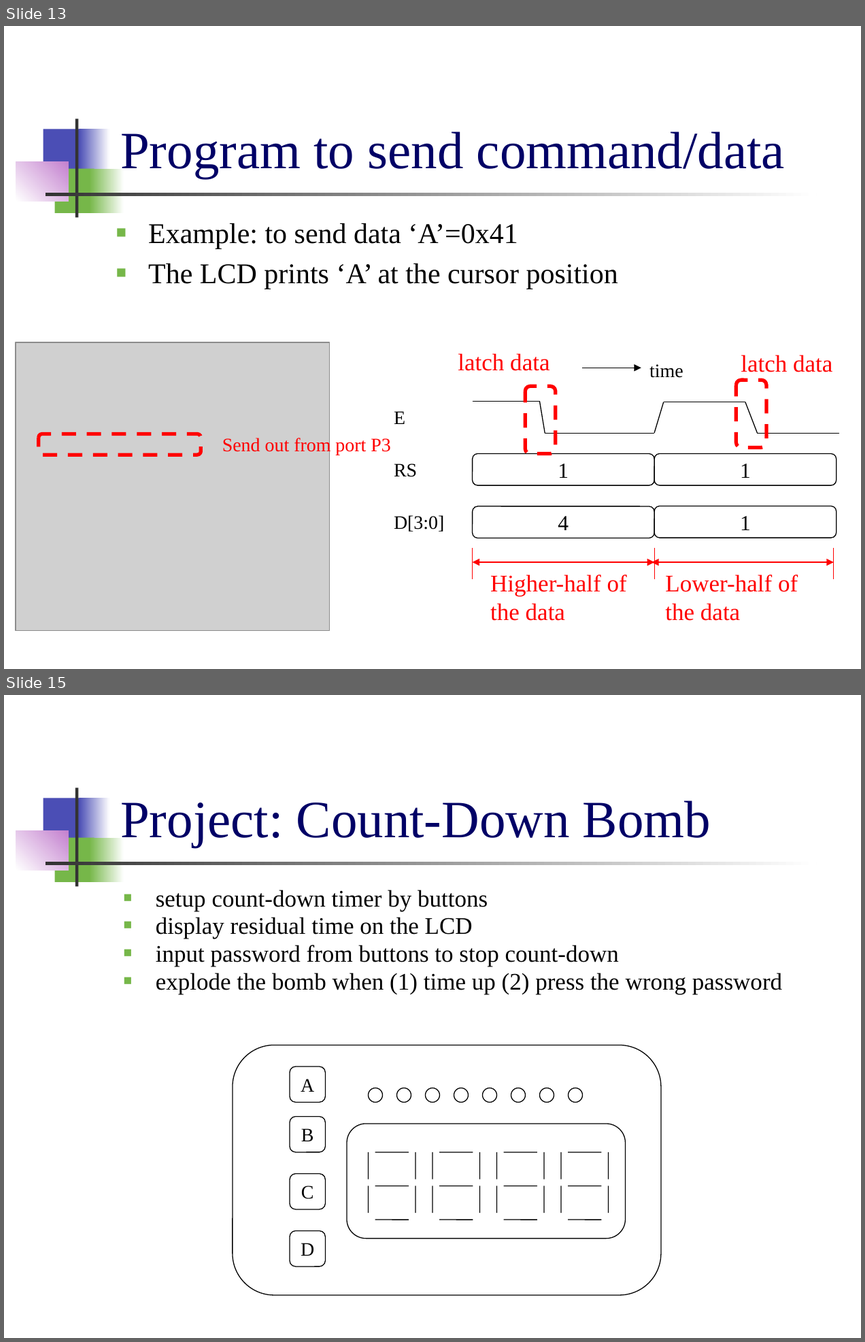
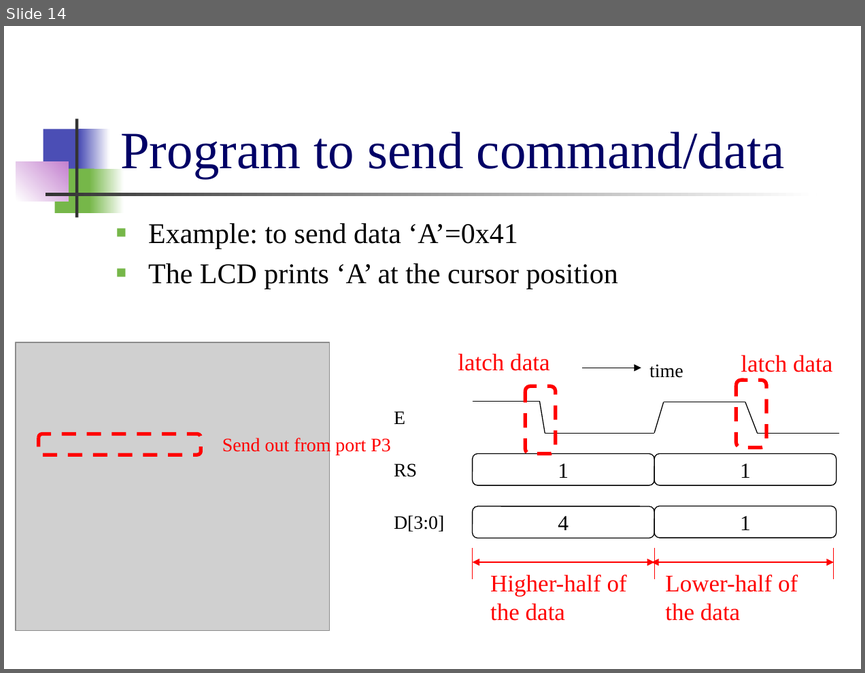
Before and after one commit to CGUSystemCourses/MicroProcessorsLab-2015, a slide deck: Labs/Lab05-LCD/Lab05-LCD.pptx. Shown one above the other, each under a label of ours: slides 13 and 15 before the commit, slide 14 after it; the slides between them are not shown. The pictures are 865x1342 and 865x673 pixels, drawn with LibreOffice and Linux fonts; fonts in the diff are those of the drawing; grey boxes stand for pictures. Boxes give left, top, right and bottom in pixels: in the first picture for what was removed or moved away, otherwise in the second. Text is boxed around its words. In the diff, an @@ line names an element or a change of style, - is before the commit and + after.

```diff
--- a/Labs/Lab05-LCD/Lab05-LCD.pptx
+++ b/Labs/Lab05-LCD/Lab05-LCD.pptx
@@ slide 15 removed at box(4, 695, 861, 1338), background #FFFFFF; not listed: 7 template elements that a slide beside it also shows @@
@@ title removed at box(120, 800, 711, 847) @@
-Project: Count-Down Bomb
@@ text removed at box(156, 889, 782, 994) @@
-■ setup count-down timer by buttons
-■ display residual time on the LCD
-■ input password from buttons to stop count-down
-■ explode the bomb when (1) time up (2) press the wrong password
@@ group removed at box(232, 1045, 661, 1295): 28 lines, 8 ellipses, 6 rounded rectangles @@
-A
-B
-C
-D
@@ what was slide 13 is now slide 14 @@
```
Also in this commit, not shown: 1 slide changed, 1 slide added, 3 other slides removed, 1 other file.
